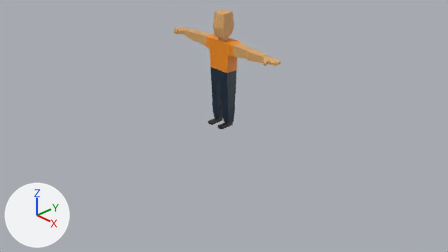
Renders of the Blender file assets/player/playerchar.blend from each side of a commit.
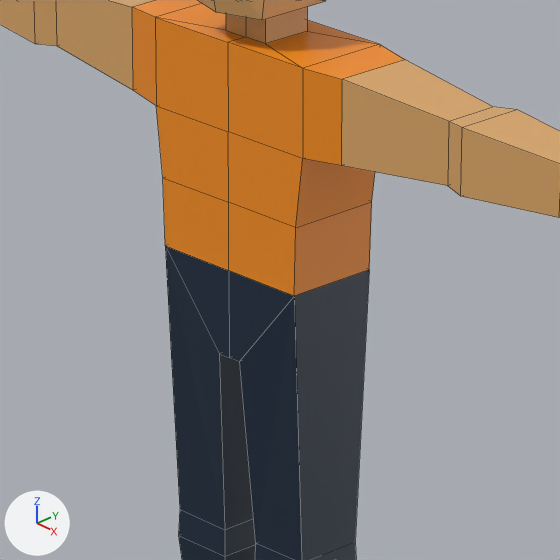
Each version appears first from the file's camera 'Camera', and next in a close-up on the part from 42% to 58% of the width and 14% to 43% of the height. The axes (+X, +Y, +Z) are drawn at lower left. The lights are the same throughout. The close-ups show mesh edges as thin lines.
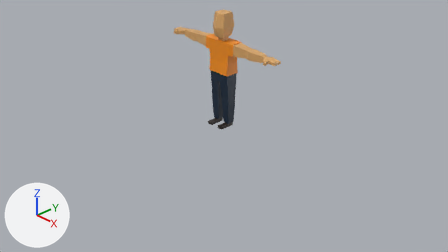
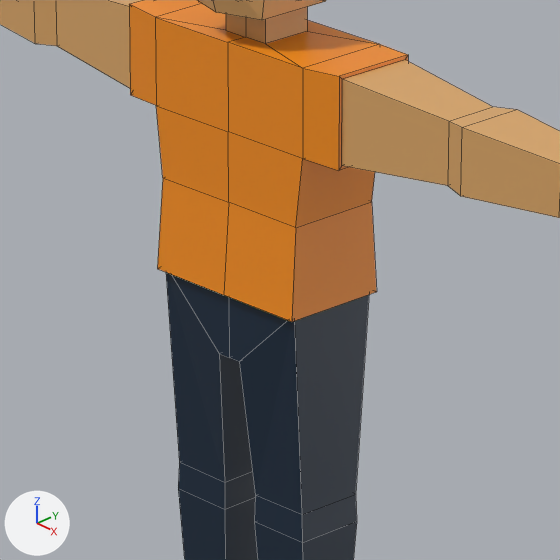
The newer file is also rescaled (x0.849) as a whole; pictures and numbers use the older file's frame.

What differs and where, as boxes (x1, y1, x2, y2) in the close-ups (560 x 560 px):
```json
{"object": "Cube", "change": "reshaped, modifiers changed", "before": [0, 0, 560, 560], "after": [0, 0, 560, 560]}
{"part": 1, "of": "me_cube", "change": "built on", "before": [132, 0, 405, 560], "after": [126, 0, 408, 560]}
```

The change, as JSON lines over the scene's bpy script:
```json
{"block": "me_cube", "where": "# used by ob_cube; location = (0.0, 0.0, 0.0)"}
{"op": "remove", "block": "me_cube", "code": "me_cube.from_pydata(...)  # 108 vertices, 97 faces; spans x 0.0..1.25, y -0.22..0.16, z 0.0..2.05"}
{"op": "add", "block": "me_cube", "code": "me_cube.from_pydata(...)  # 218 vertices, 216 faces; spans x -1.25..1.25, y -0.22..0.14, z 0.0..2.05"}
{"block": "me_cube", "change": "me_cube part 1"}
{"block": "me_cube", "change": "6 vertices are removed from x 0.0..0.21, y -0.18..0.16, z 1.05..1.81"}
{"block": "me_cube", "change": "20 faces are deleted"}
{"block": "me_cube", "change": "6 vertices in x 0.05..0.21, y -0.09..0.09, z 0.33..0.4 move by (0.0, 0.0, 0.12)"}
{"block": "me_cube", "change": "4 vertices move from x 0.05..1.04, y -0.1..0.08, z 0.4..1.51 to x 0.05..1.02, y -0.1..0.08, z 0.51..1.51"}
{"block": "me_cube", "change": "90 vertices are added at x -1.25..1.17, y -0.22..0.14, z 0.0..2.05"}
{"block": "me_cube", "change": "16 new vertices lie (0.0, 0.0, 0.05) away from vertices in x -1.25..1.17, y -0.22..0.1, z 0.0..1.45"}
{"block": "me_cube", "change": "5 new vertices lie (0.0, 0.24, 0.0) away from vertices in x -0.21..0.21, y -0.12, z 0.84..1.81"}
{"block": "me_cube", "change": "5 new vertices lie (0.0, 0.18, 0.0) away from vertices in x -0.33..-0.05, y -0.11..-0.09, z 0.45..1.65"}
{"block": "me_cube", "change": "139 new faces join them"}
{"op": "remove", "block": "ob_cube", "code": "_m = ob_cube.modifiers.new('Mirror', 'MIRROR')"}
{"op": "remove", "block": "ob_cube", "code": "_m.use_clip = True"}
```
